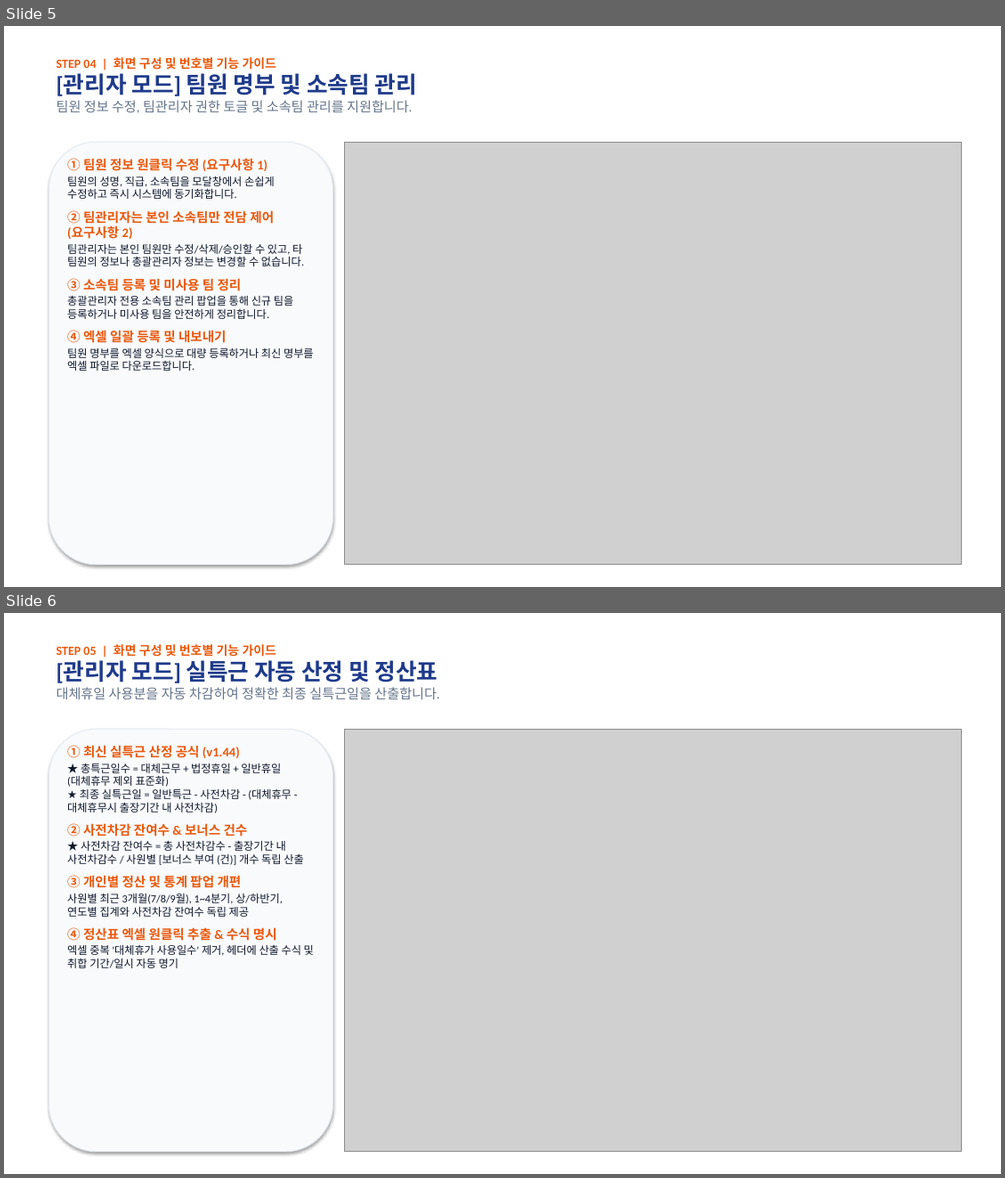
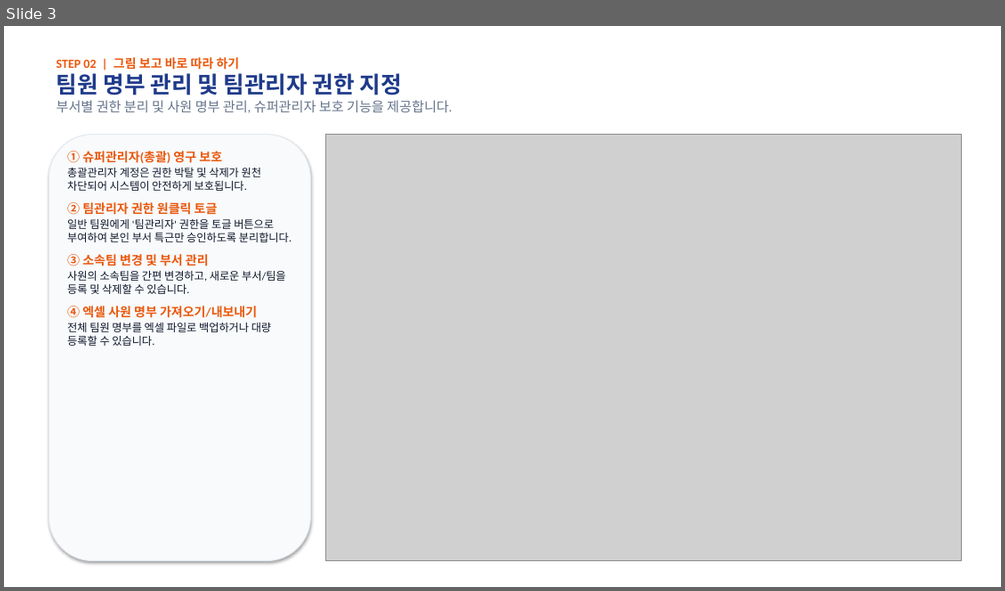
Before and after one commit to rorma34-lab/team-overtime-manager, a slide deck: Overtime_Admin_Manual.pptx. Shown one above the other, each under a label of ours: slides 5 and 6 before the commit, slide 3 after it. The pictures are 1005x1178 and 1005x591 pixels, drawn with LibreOffice and Linux fonts; fonts in the diff are those of the drawing; grey boxes stand for pictures. Boxes give left, top, right and bottom in pixels: in the first picture for what was removed or moved away, otherwise in the second. Text is boxed around its words. In the diff, an @@ line names an element or a change of style, - is before the commit and + after.

```diff
--- a/Overtime_Admin_Manual.pptx
+++ b/Overtime_Admin_Manual.pptx
@@ slide 6 removed at [4,613,1001,1174], background #FFFFFF @@
@@ text removed at [57,644,439,699] @@
-STEP 05 | 화면 구성 및 번호별 기능 가이드
-[관리자 모드] 실특근 자동 산정 및 정산표
-대체휴일 사용분을 자동 차감하여 정확한 최종 실특근일을 산출합니다.
@@ rounded rectangle removed at [48,729,333,1151] @@
@@ text removed at [67,745,314,968] @@
-① 최신 실특근 산정 공식 (v1.44)
-★ 총특근일수 = 대체근무 + 법정휴일 + 일반휴일 (대체휴무 제외 표준화)
-★ 최종 실특근일 = 일반특근 - 사전차감 - (대체휴무 - 대체휴무시 출장기간 내 사전차감)
-② 사전차감 잔여수 & 보너스 건수
-★ 사전차감 잔여수 = 총 사전차감수 - 출장기간 내 사전차감수 / 사원별 [보너스 부여 (건)] 개수 독립 산출
-③ 개인별 정산 및 통계 팝업 개편
-사원별 최근 3개월(7/8/9월), 1~4분기, 상/하반기, 연도별 집계와 사전차감 잔여수 독립 제공
-④ 정산표 엑셀 원클릭 추출 & 수식 명시
-엑셀 중복 '대체휴가 사용일수' 제거, 헤더에 산출 수식 및 취합 기간/일시 자동 명기
@@ picture removed at [344,729,961,1151] @@
@@ what was slide 5 is now slide 3 @@
@@ slide 3 changed as well @@
@@ text at [57,57,452,113]: text changed @@
-STEP 04 | 화면 구성 및 번호별 기능 가이드
-[관리자 모드] 팀원 명부 및 소속팀 관리
-팀원 정보 수정, 팀관리자 권한 토글 및 소속팀 관리를 지원합니다.
+STEP 02 | 그림 보고 바로 따라 하기
+팀원 명부 관리 및 팀관리자 권한 지정
+부서별 권한 분리 및 사원 명부 관리, 슈퍼관리자 보호 기능을 제공합니다.
@@ rounded rectangle: place and size @@
-rounded rectangle at [48,142,333,564]
+rounded rectangle at [48,135,310,561]
@@ text at [67,151,291,346]: text changed @@
-① 팀원 정보 원클릭 수정 (요구사항 1)
-팀원의 성명, 직급, 소속팀을 모달창에서 손쉽게 수정하고 즉시 시스템에 동기화합니다.
-② 팀관리자는 본인 소속팀만 전담 제어 (요구사항 2)
-팀관리자는 본인 팀원만 수정/삭제/승인할 수 있고, 타 팀원의 정보나 총괄관리자 정보는 변경할 수 없습니다.
-③ 소속팀 등록 및 미사용 팀 정리
-총괄관리자 전용 소속팀 관리 팝업을 통해 신규 팀을 등록하거나 미사용 팀을 안전하게 정리합니다.
-④ 엑셀 일괄 등록 및 내보내기
-팀원 명부를 엑셀 양식으로 대량 등록하거나 최신 명부를 엑셀 파일로 다운로드합니다.
+① 슈퍼관리자(총괄) 영구 보호
+총괄관리자 계정은 권한 박탈 및 삭제가 원천 차단되어 시스템이 안전하게 보호됩니다.
+② 팀관리자 권한 원클릭 토글
+일반 팀원에게 '팀관리자' 권한을 토글 버튼으로 부여하여 본인 부서 특근만 승인하도록 분리합니다.
+③ 소속팀 변경 및 부서 관리
+사원의 소속팀을 간편 변경하고, 새로운 부서/팀을 등록 및 삭제할 수 있습니다.
+④ 엑셀 사원 명부 가져오기/내보내기
+전체 팀원 명부를 엑셀 파일로 백업하거나 대량 등록할 수 있습니다.
@@ picture: place and size @@
-picture at [344,142,961,564]
+picture at [325,135,961,561]
```
Also in this commit, not shown: 2 other slides changed, 3 slides added, 10 other slides removed, 6 other files.
